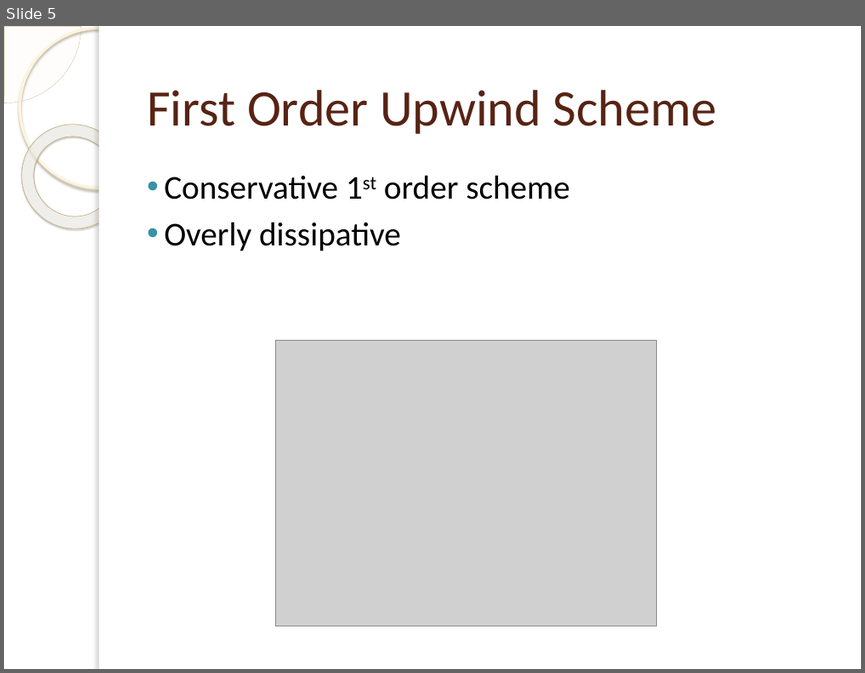
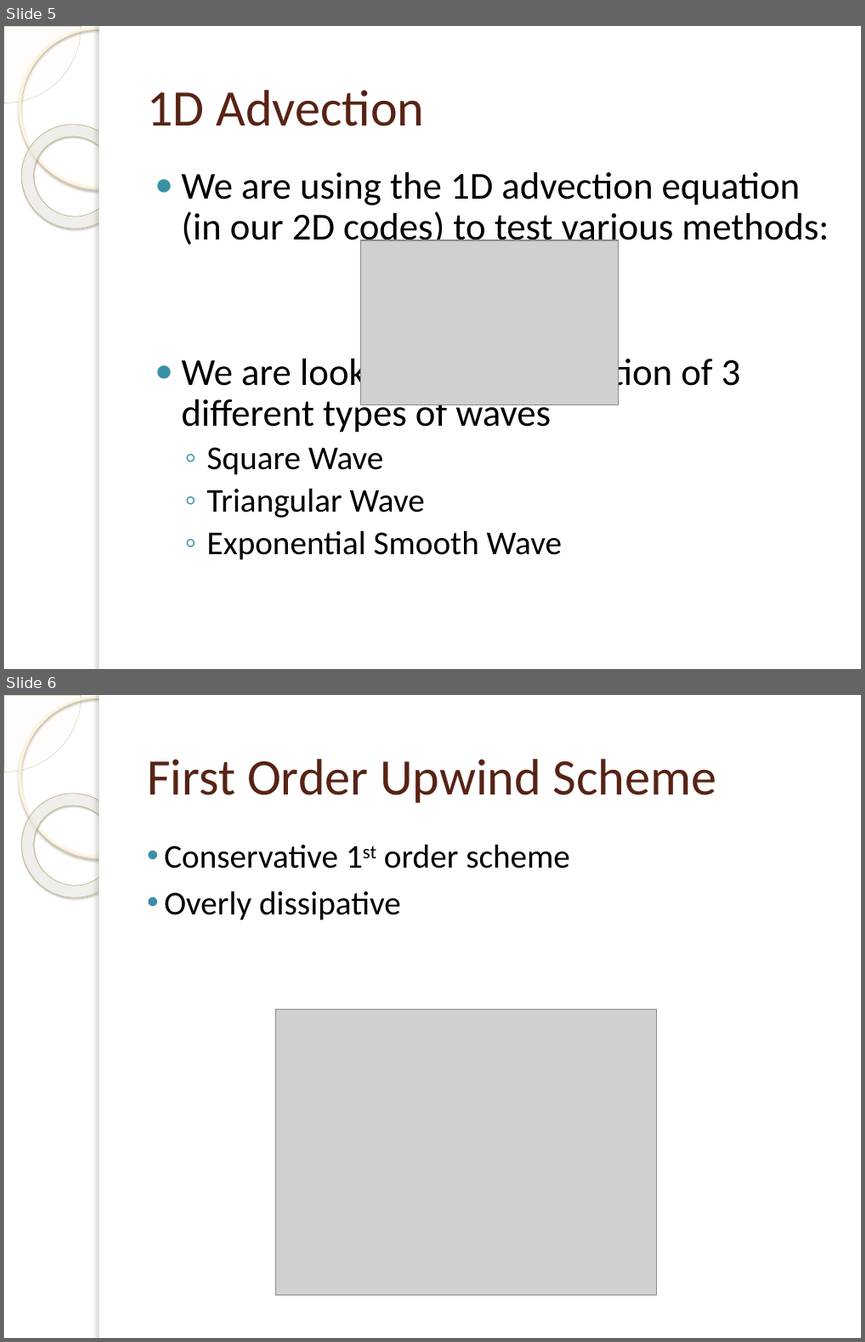
Before and after one commit to wmatern/summer_LANL, a slide deck: Final Research Presentation/Final_LongPres_Davis_Matern.pptx. Shown one above the other, each under a label of ours: slide 5 before the commit, slides 5 and 6 after it. The pictures are 865x673 and 865x1342 pixels, drawn with LibreOffice and Linux fonts; fonts in the diff are those of the drawing; grey boxes stand for pictures; background and template pictures are left out. Boxes give left, top, right and bottom in pixels: in the first picture for what was removed or moved away, otherwise in the second. Text is boxed around its words. In the diff, an @@ line names an element or a change of style, - is before the commit and + after.

```diff
--- a/Final Research Presentation/Final_LongPres_Davis_Matern.pptx
+++ b/Final Research Presentation/Final_LongPres_Davis_Matern.pptx
@@ slide 5 added at [4, 26, 861, 669], background picture (left out); not listed: 5 template elements that a slide beside it also shows @@
@@ title added at [147, 90, 424, 126], 43 pt, text #572314 @@
+1D Advection
@@ text added at [182, 172, 828, 560], 32 pt, text #000000 @@
+● We are using the 1D advection equation (in our 2D codes) to test various methods:
+● We are looking at the advection of 3 different types of waves
+  ◦ Square Wave
+  ◦ Triangular Wave
+  ◦ Exponential Smooth Wave
@@ picture added at [361, 240, 619, 405] @@
@@ what was slide 5 is now slide 6 @@
```
Also in this commit, not shown: 5 slides changed, 1 other slide added, 1 slide removed, 15 other files.
